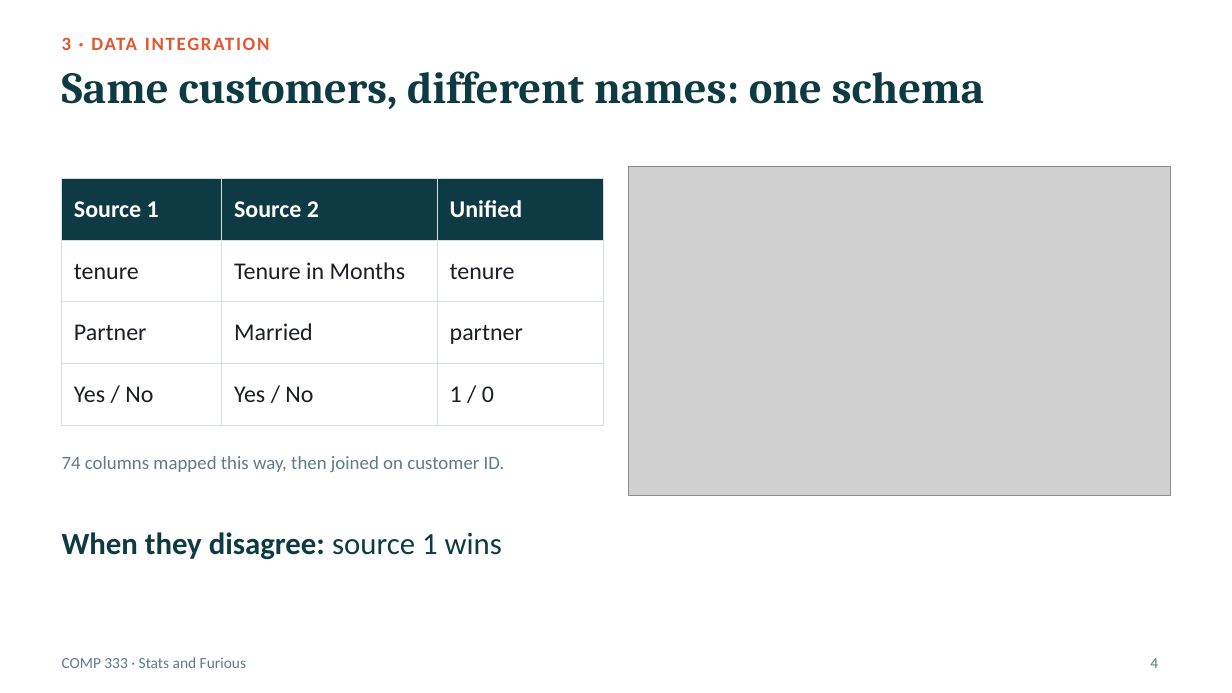
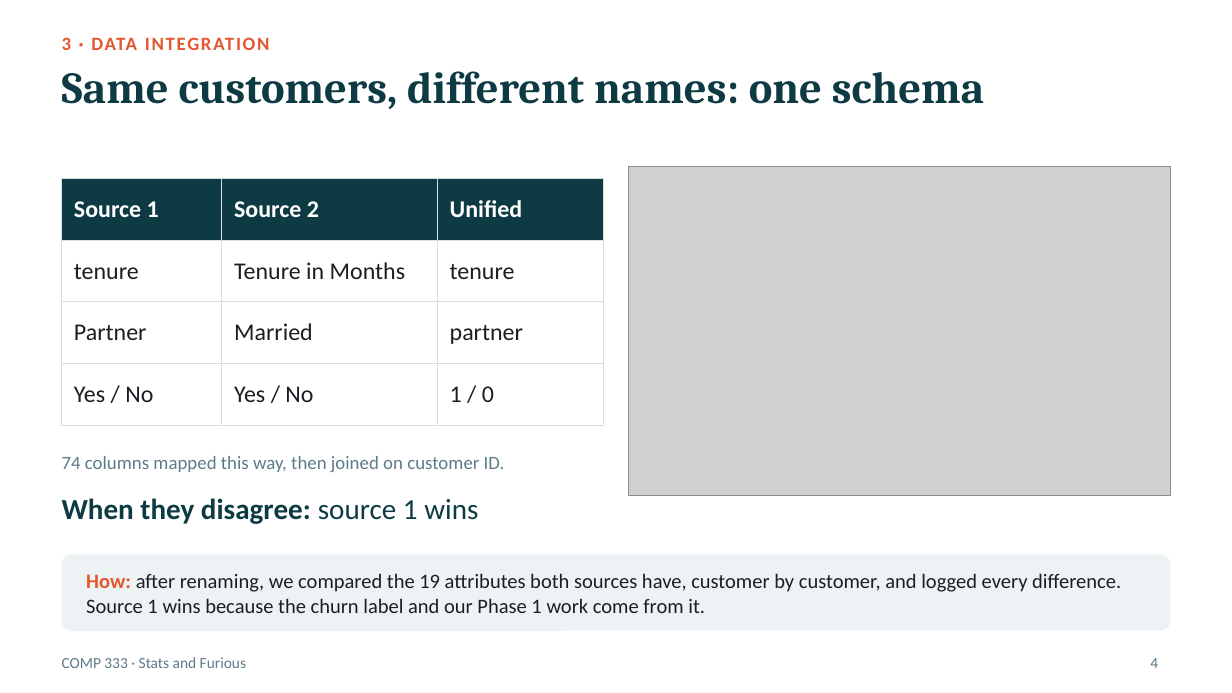
Before and after one commit to Peter7168/comp333-telco-churn, a slide deck: slide 4 of presentation/COMP333_Presentation.pptx. Drawn at 1232x693 pixels with LibreOffice and Linux fonts; fonts in the diff are those of the drawing; grey boxes stand for pictures. Boxes give left, top, right and bottom in pixels: in the first picture for what was removed or moved away, otherwise in the second. Text is boxed around its words. In the diff, an @@ line names an element or a change of style, - is before the commit and + after.

```diff
--- a/presentation/COMP333_Presentation.pptx
+++ b/presentation/COMP333_Presentation.pptx
@@ text "When they disagree: source 1 ...": place and size @@
-text "When they disagree: source 1 ..." at box(62, 532, 502, 560)
+text "When they disagree: source 1 ..." at box(62, 498, 478, 524)
@@ text "When they disagree: source 1 ..." at box(62, 498, 478, 524): size 18 to 17 pt @@
@@ rounded rectangle added at box(62, 554, 1170, 631), fill #EDF3F4 @@
@@ text added at box(86, 573, 1121, 613), 12 pt, text #1B1F23 @@
+How: after renaming, we compared the 19 attributes both sources have, customer by customer, and logged every difference. Source 1 wins because the churn label and our Phase 1 work come from it.
```
Also in this commit, not shown: 8 other slides changed.
